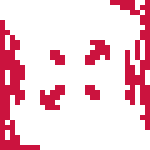
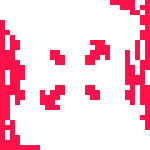
Revision of a layered 150 × 150 image; what changed, layer by layer:
removed layer "Color Fill 1" over [0, 0, 150, 150]
